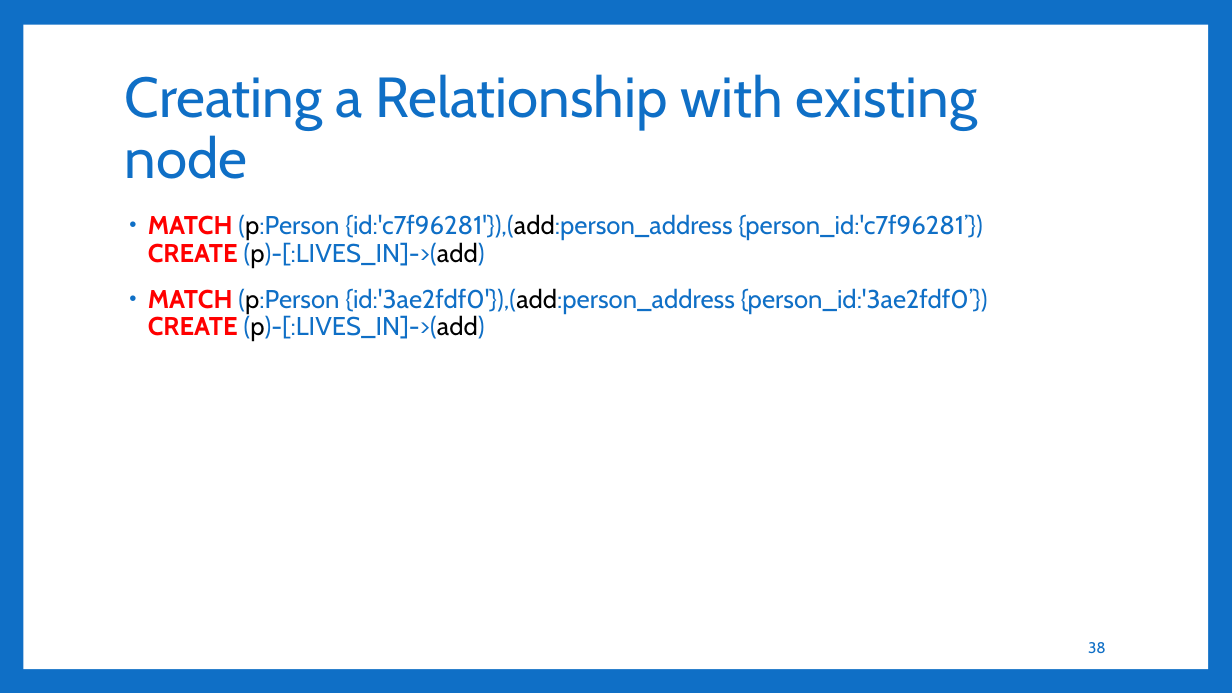
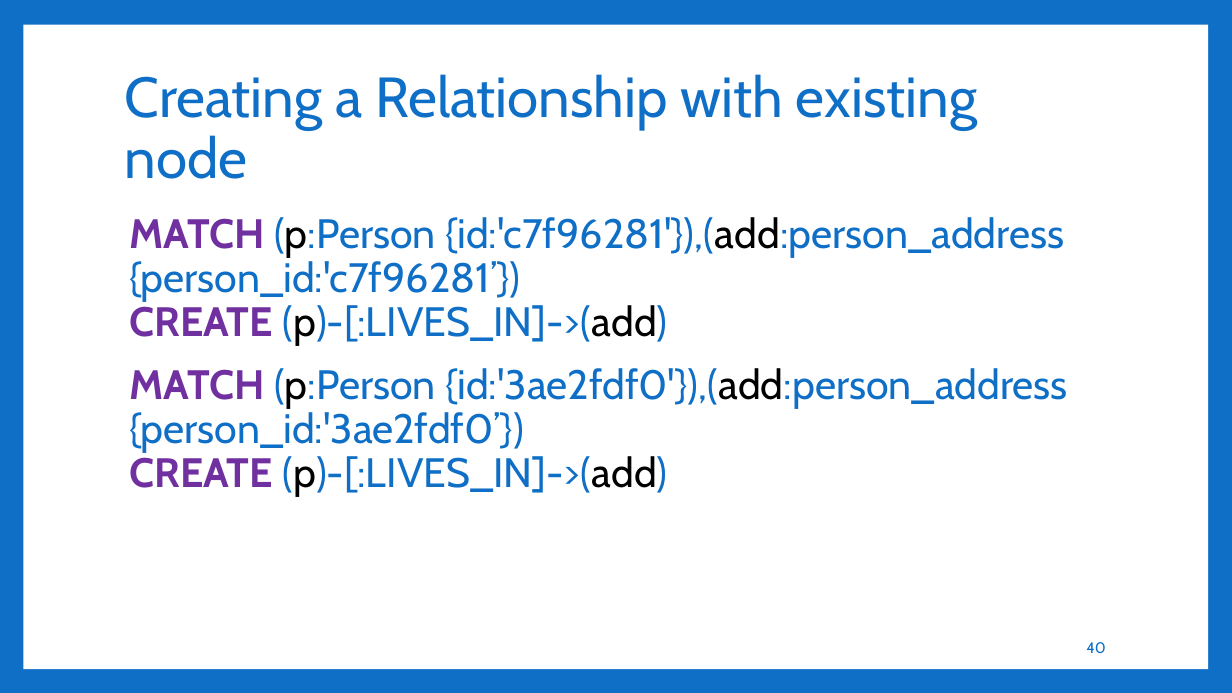
Before and after one commit to aakashbashyal21/GraphDatabase, a slide deck: slide 40 of GraphDB.pptx (slide 38 before the commit). Drawn at 1232x693 pixels with LibreOffice and Linux fonts; fonts in the diff are those of the drawing. Boxes give left, top, right and bottom in pixels: in the first picture for what was removed or moved away, otherwise in the second. Text is boxed around its words. In the diff, an @@ line names an element or a change of style, - is before the commit and + after.

```diff
--- a/GraphDB.pptx
+++ b/GraphDB.pptx
@@ text "MATCH (p:Person {id:'c7f96281'}),(add:person_address {person ..." at box(129, 217, 1068, 497): size 20 to 32 pt; text colour #FF0000 to #7030A0 in "MATCH CREATE", "MATCH CREATE"; bullet • to none @@
@@ page number at box(1086, 642, 1106, 653): text changed @@
-38
+40
```
Also in this commit, not shown: 13 other slides changed, 3 slides added.
